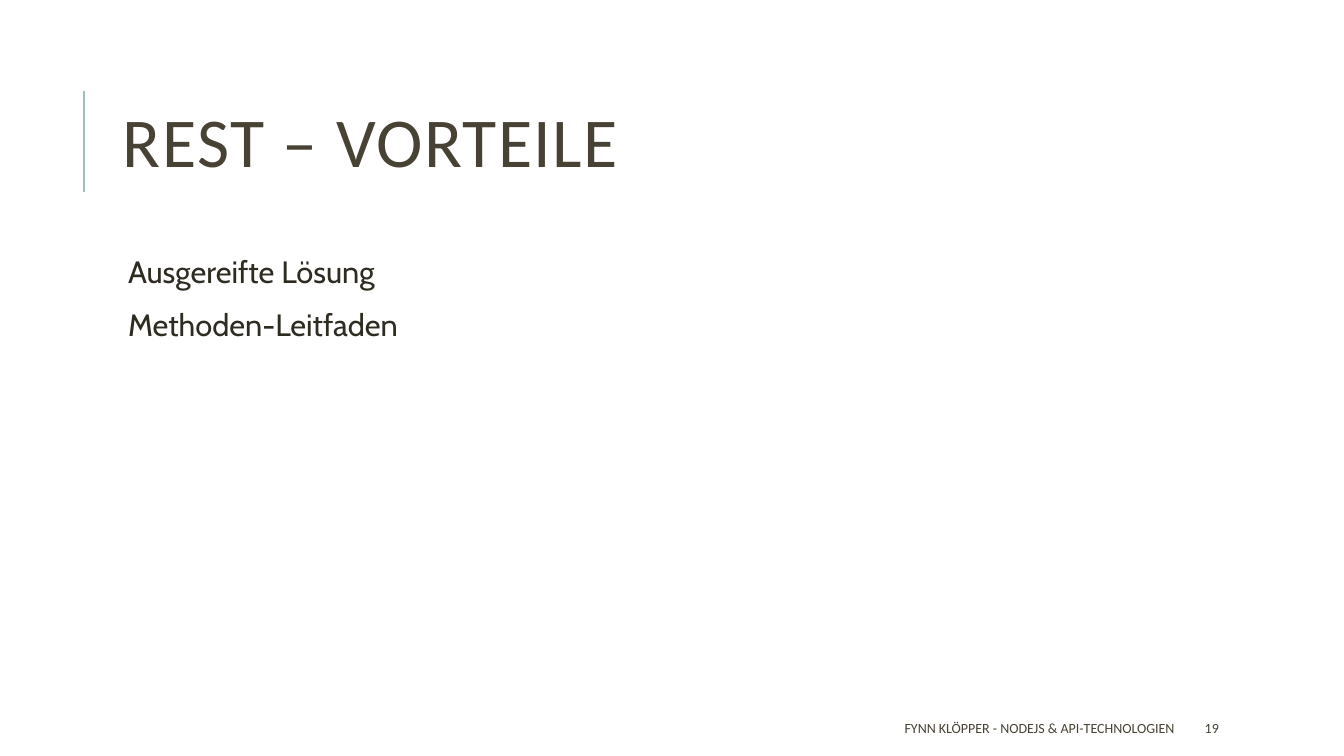
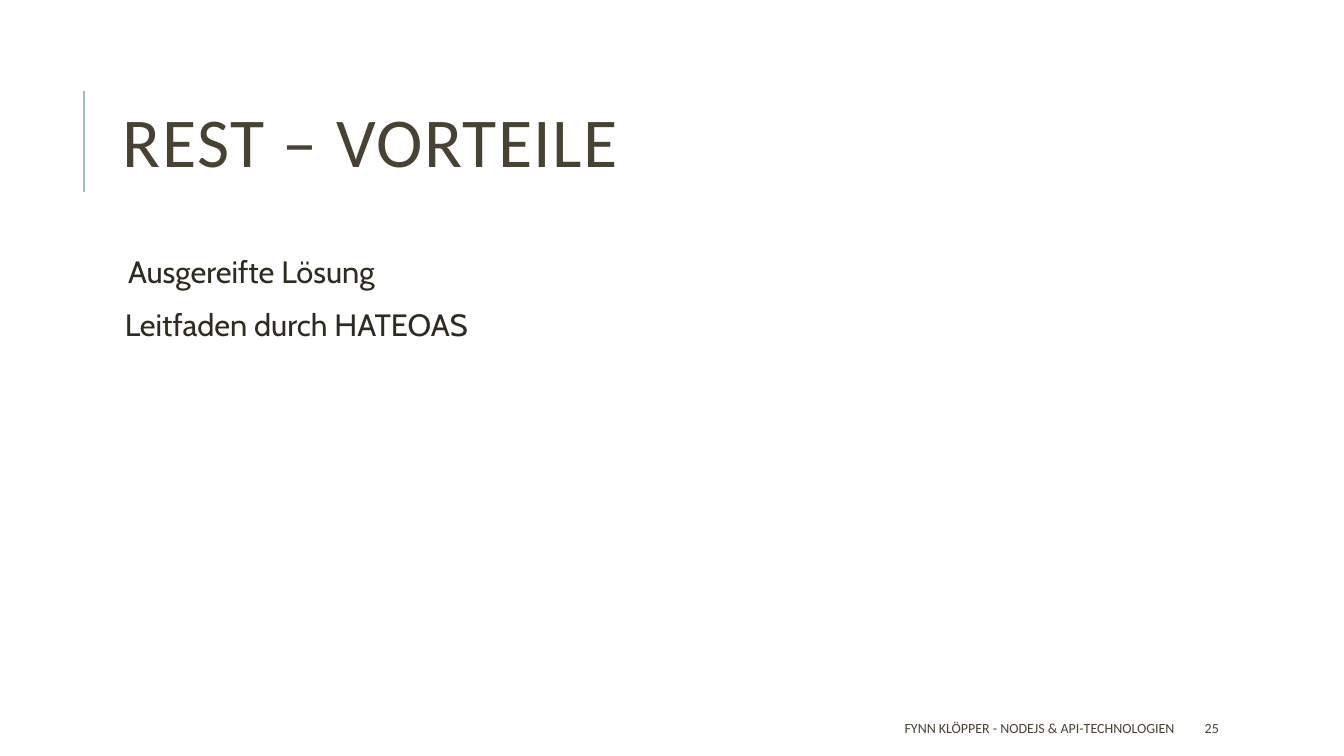
Before and after one commit to fkloepper/presentation, a slide deck: slide 25 of Fullstack Development/Backend/Backend.pptx (slide 19 before the commit). Drawn at 1344x756 pixels with LibreOffice and Linux fonts; fonts in the diff are those of the drawing. Boxes give left, top, right and bottom in pixels: in the first picture for what was removed or moved away, otherwise in the second. Text is boxed around its words. In the diff, an @@ line names an element or a change of style, - is before the commit and + after.

```diff
--- a/Fullstack Development/Backend/Backend.pptx
+++ b/Fullstack Development/Backend/Backend.pptx
@@ text at <box>125,313,467,337</box>: text changed @@
-  Methoden-Leitfaden
+Leitfaden durch HATEOAS
@@ page number at <box>1205,724,1219,733</box>: text changed @@
-19
+25
```
Also in this commit, not shown: 11 other slides changed, 7 slides added, 1 slide removed, 1 other file.
